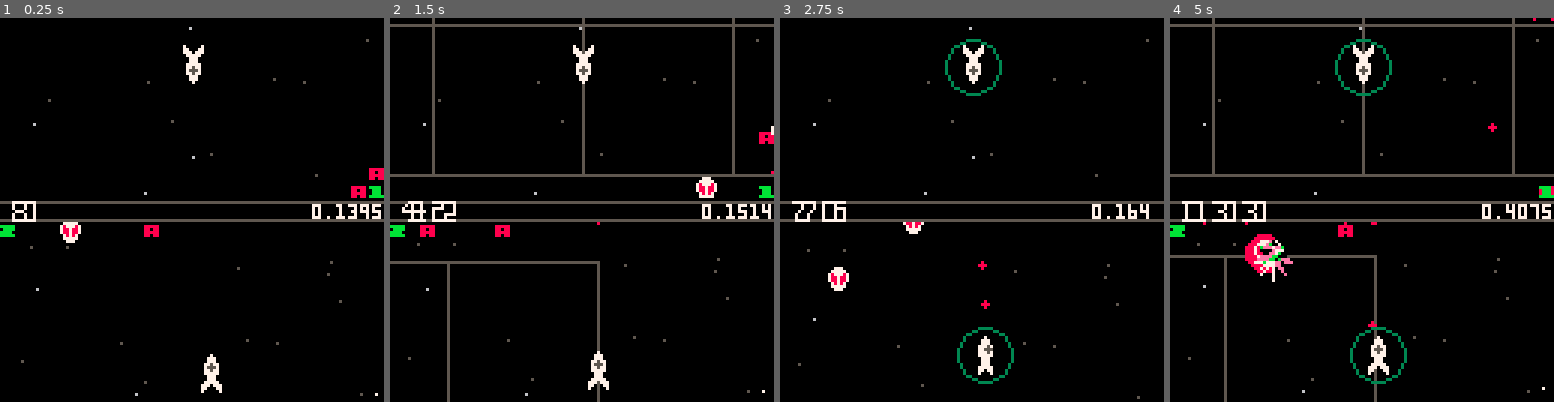
Above: before the commit, frames 1-4 (left to right).
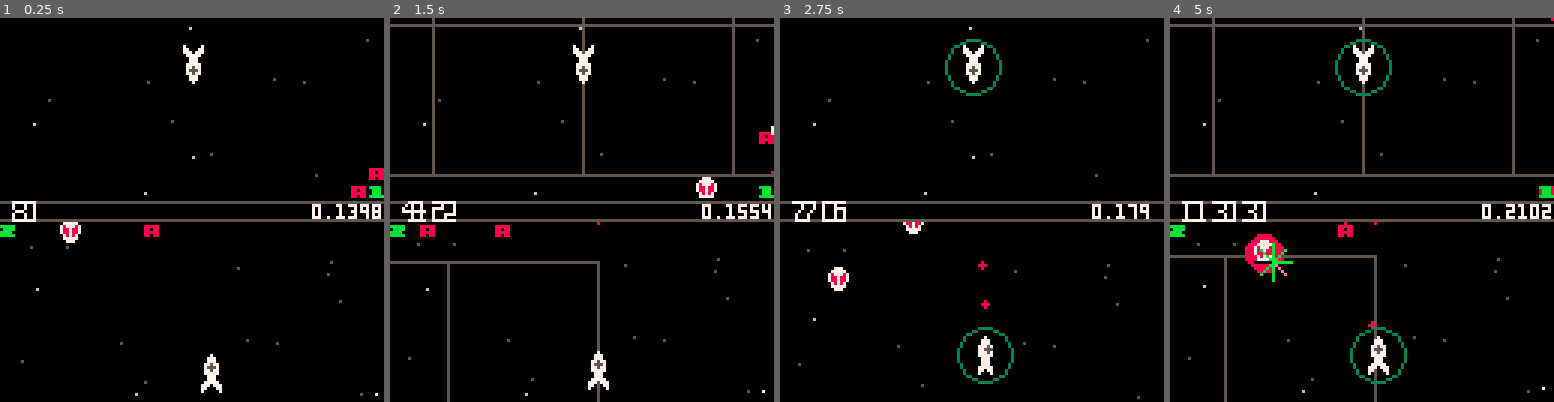
Above: after the commit, the same moments.

Repository: catnipped/friendlyfire
Game: PICO-8 cartridge friendlyfire.p8
Same seed, same stepped clock (60 frames per second), same inputs: the game is played once before the commit and once after it.
Inputs:
- Up to frame 1 (0.25 s): no input
- Up to frame 2 (1.5 s): tap O (Z key) at 0.7 s
- Up to frame 3 (2.75 s): hold Right 1.6-2.1 s; tap O (Z key) at 1.7, 2.1, 2.5 s; hold Up 2.15-2.42 s; hold Right from 2.47 s (still down)
- Up to frame 4 (5 s): tap O (Z key) every 0.4 s from 2.9 to 4.9 s; release Right at 3.03 s; hold Left 3.08-3.58 s; hold Down 3.63-3.97 s; hold Right 4.02-4.68 s; hold Up from 4.73 s (still down)

The runs differ from the first frame. In frame 1, less than 0.1% of the frame differs, in the area x 96-100%, y 49-52%; in frame 2, less than 0.1%; in frame 3, less than 0.1%; in frame 4, 0.7%, in the area x 8-100%, y 0-69%.

Commit message:
cleanup function

Diff:
--- a/friendlyfire.p8
+++ b/friendlyfire.p8
@@ -159,11 +159,25 @@
 	events = returnCollisions(events,lstate)
 	events = updateEvents(lstate,events)
 	lstate.animations = updateAnims(lstate.animations)
-
+	lstate = cleanUp(lstate)
 	lstate.time += 1/60
 	if every(10) then lstate.score += flr(rnd(10)) end
 	state = lstate
 	events = {}
+end
+
+function cleanUp(state)
+	local lstate = state
+	-- lstate.enemies = filter(state.enemies, function(i)
+	-- 	return i.death == true
+	-- end)
+	lstate.projectiles = filter(state.projectiles, function(i)
+
+			return i.death == false
+
+	end)
+
+	return lstate
 end
 
 -- PLAYER
@@ -268,6 +282,7 @@
 		vector = p.projdir,
 		velocity = 1.2,
 		gfx = 1,
+		death = false,
 	}
 	proj.x += proj.vector[1] * 8
 	proj.y += proj.vector[2] * 8
@@ -280,6 +295,12 @@
 		lprojs = funmap(projs, function(lproj)
 			lproj.x += lproj.vector[1] * lproj.velocity
 			lproj.y += lproj.vector[2] * lproj.velocity
+			local collision = projCollisionCheck(lproj, state.players, state.enemies)
+			if collision == nil then
+				lproj.death = false
+			else
+				lproj.death = true
+			end
 			return lproj
 		end)
 		lprojs = filter(lprojs, function (i)
@@ -289,7 +310,7 @@
 			return #lprojs < 100
 		end)
 	end
-	return lprojs, events
+	return lprojs
 end
 
 function outOfBounds(object,limits)
@@ -422,8 +443,8 @@
 --DRAW FUNCTIONS BELOW
 function _draw()
 	cls()
-	drawPlayer(state.players[2],0,60,-16)
-	drawPlayer(state.players[1],68,128,-112)
+	drawPlayerViewport(state.players[2],0,60,-16)
+	drawPlayerViewport(state.players[1],68,128,-112)
 	clip()
 	camera(0,0)
 	rect(-1,61,128,67,5)
@@ -436,7 +457,7 @@
 
 end
 
-function drawPlayer(p,y1,y2,yoffset)
+function drawPlayerViewport(p,y1,y2,yoffset)
 	clip(0,y1,128,y2)
 	camera(p.cam.x-64,p.cam.y+yoffset)
 	pal()
@@ -530,7 +551,7 @@
 00000000075557000775550000000000000000000000000007777700000000000000000000000000000000000000000000000000000000000000000000000000
 00000000077577000777570000000000000000000000000000777000000000000000000000000000000000000000000000000000000000000000000000000000
 07000000077777000777770000000000000000000000000000000000000000000000000000000000000000000000000000000000000000000000000000000000
-78700000007770000077700000000000000000000000000000000000000000000000000000000000000000000000000000000000000000000000000000000000
+77700000007770000077700000000000000000000000000000000000000000000000000000000000000000000000000000000000000000000000000000000000
 07000000007770000077700000000000000000000000000000000000000000000000000000000000000000000000000000000000000000000000000000000000
 00000000077777000077700000000000000000000000000000000000000000000000000000000000000000000000000000000000000000000000000000000000
 00000000777077700777770000000000000000000000000000000000000000000000000000000000000000000000000000000000000000000000000000000000
